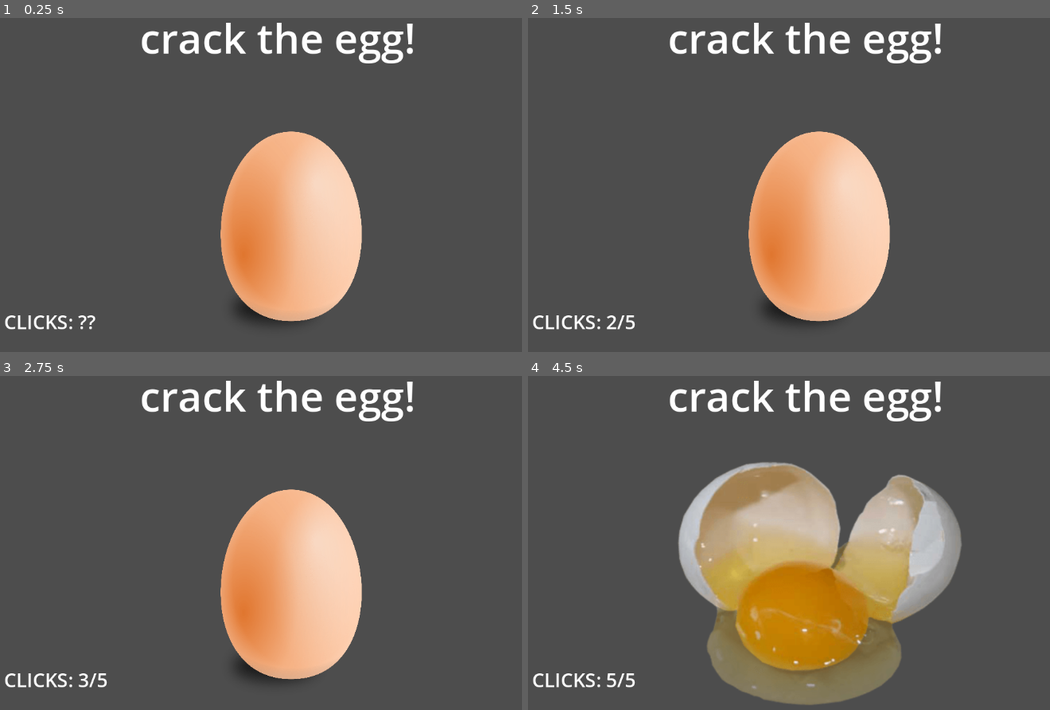
Above: before the commit, frames 1-4 (two rows, left to right).
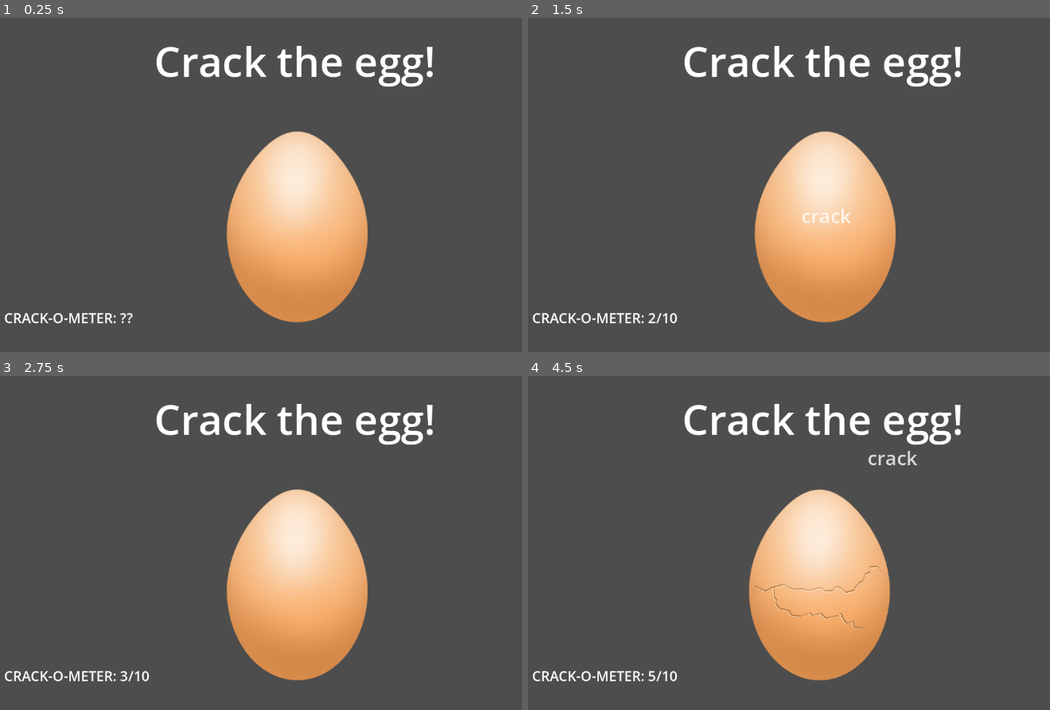
Above: after the commit, the same moments.

Repository: fathercainnn/shiba-game
Game: Godot game, scene res://main.tscn
Same seed, same stepped clock (60 frames per second), same inputs: the game is played once before the commit and once after it.
Inputs (mouse positions are in pixels of both pictures, inside the frame that each line leads up to):
- Up to frame 1 (0.25 s): no input
- Up to frame 2 (1.5 s): click (825, 228) at 0.5 s; click (825, 228) at 1.25 s
- Up to frame 3 (2.75 s): click (297, 586) at 2 s
- Up to frame 4 (4.5 s): tap Enter at 2.75 s; move the mouse to (966, 529) at 2.77 s; move the mouse to (700, 566) at 3.52 s; tap Space at 4.25 s; move the mouse to (888, 469) at 4.27 s

The runs differ from the first frame. In frame 1, 15% of the frame differs, in the area x 0-83%, y 1-94%; in frame 2, 15%; in frame 3, 15%; in frame 4, 33%, in the area x 0-84%, y 1-99%.

Commit message:
added trantisionary phase and clicking effect

Diff:
--- a/main.gd
+++ b/main.gd
@@ -1,18 +1,29 @@
 extends Node2D
 
 var clicks = 0
-var max_clicks = 5
+var max_clicks = 10
+var half_clicks = max_clicks/2
+var plusone_scene = preload("res://plus_1.tscn")
 
 @onready var clicks_label = $Label
-@onready var egg_sprite = $TextureButton/Egg
-@export var cracked_egg = Texture2D
+@onready var egg_sprite = $TextureButton/StartEgg
+@export var chipped_egg: Texture2D
+@export var cracked_egg: Texture2D
 
 func on_egg_clicked():
 	if clicks < max_clicks:
 		clicks += 1
-		print("clicks = " + str(clicks) +  "/" + str(max_clicks))
-		clicks_label.text = "clicks: " + str(clicks) + "/"  + str(max_clicks)
+		print("crack-o-meter: " + str(clicks) +  "/" + str(max_clicks))
+		clicks_label.text = "crack-o-meter: " + str(clicks) + "/"  + str(max_clicks)
+
+		var plusone = plusone_scene.instantiate()
+		plusone.position = get_viewport().get_mouse_position() + Vector2(0,-5)
+		self.add_child(plusone)
+
+		if clicks == half_clicks:
+			egg_sprite.texture = chipped_egg
+			egg_sprite.scale = Vector2(0.9, 0.9)
 
 		if clicks == max_clicks:
 			egg_sprite.texture = cracked_egg
-			egg_sprite.scale = Vector2(1.5, 1.5)
+			egg_sprite.scale = Vector2(1, 1)
--- a/main.tscn
+++ b/main.tscn
@@ -1,11 +1,15 @@
-[gd_scene load_steps=4 format=3 uid="uid://umk7731rrf7h"]
+[gd_scene load_steps=7 format=3 uid="uid://umk7731rrf7h"]
 
 [ext_resource type="Script" uid="uid://d3ccu4eely2mm" path="res://main.gd" id="1_0xm2m"]
-[ext_resource type="Texture2D" uid="uid://c72lwxre2hu5d" path="res://images/egg.png" id="2_h2yge"]
 [ext_resource type="Texture2D" uid="uid://8j56rakiiqr7" path="res://images/cracked_egg.png" id="3_h2yge"]
+[ext_resource type="PackedScene" uid="uid://cikl3nkubuc74" path="res://plus_1.tscn" id="4_1bvp3"]
+[ext_resource type="Texture2D" uid="uid://p72bir7rs7lu" path="res://images/chipped_egg.png" id="4_7mycd"]
+[ext_resource type="Texture2D" uid="uid://cglt8gqrea4oe" path="res://images/start_egg.png" id="4_272bh"]
+[ext_resource type="Texture2D" path="res://chipped_egg.png" id="5_272bh"]
 
 [node name="main" type="Node2D"]
 script = ExtResource("1_0xm2m")
+chipped_egg = ExtResource("4_7mycd")
 cracked_egg = ExtResource("3_h2yge")
 
 [node name="Label" type="Label" parent="."]
@@ -13,17 +17,18 @@
 offset_top = 537.0
 offset_right = 680.0
 offset_bottom = 814.0
-theme_override_font_sizes/font_size = 35
-text = "clicks: ??"
+theme_override_font_sizes/font_size = 25
+text = "crack-o-meter: ??"
 uppercase = true
 
 [node name="Label2" type="Label" parent="."]
-offset_left = 288.0
-offset_top = -5.0
-offset_right = 926.0
-offset_bottom = 272.0
+offset_left = 250.0
+offset_top = 37.0
+offset_right = 888.0
+offset_bottom = 314.0
 theme_override_font_sizes/font_size = 75
-text = "crack the egg!"
+text = "Crack the egg!"
+horizontal_alignment = 1
 
 [node name="TextureButton" type="TextureButton" parent="."]
 offset_left = 434.0
@@ -31,15 +36,25 @@
 offset_right = 707.0
 offset_bottom = 575.0
 
-[node name="Egg" type="Sprite2D" parent="TextureButton"]
-position = Vector2(125, 185)
-scale = Vector2(0.176989, 0.17875)
-texture = ExtResource("2_h2yge")
+[node name="StartEgg" type="Sprite2D" parent="TextureButton"]
+position = Vector2(135, 180)
+scale = Vector2(0.9, 0.9)
+texture = ExtResource("4_272bh")
+
+[node name="ChippedEgg" type="Sprite2D" parent="TextureButton"]
+visible = false
+position = Vector2(145, 180)
+scale = Vector2(0.9, 0.9)
+texture = ExtResource("4_7mycd")
 
 [node name="CrackedEgg" type="Sprite2D" parent="."]
 visible = false
 position = Vector2(563, 417)
 scale = Vector2(1.316, 1.17643)
-texture = ExtResource("3_h2yge")
+texture = ExtResource("5_272bh")
+
+[node name="Node2D" parent="." instance=ExtResource("4_1bvp3")]
+visible = false
+position = Vector2(696, 435)
 
 [connection signal="pressed" from="TextureButton" to="." method="on_egg_clicked"]
--- /dev/null
+++ b/plus_1.gd
@@ -0,0 +1,11 @@
+extends Node2D
+
+var time_existing = 0
+
+func _process(delta: float):
+	self.position.y -= 1
+	time_existing += delta
+	self.modulate.a -=0.02
+
+	if time_existing > 0.6:
+		self.queue_free()
--- /dev/null
+++ b/plus_1.tscn
@@ -0,0 +1,15 @@
+[gd_scene load_steps=2 format=3 uid="uid://cikl3nkubuc74"]
+
+[ext_resource type="Script" uid="uid://dr1b0brbf54ky" path="res://plus_1.gd" id="1_e53e4"]
+
+[node name="plusone" type="Node2D"]
+script = ExtResource("1_e53e4")
+
+[node name="Label" type="Label" parent="."]
+offset_left = -41.0
+offset_top = -31.0
+offset_right = 49.0
+offset_bottom = 18.0
+theme_override_font_sizes/font_size = 35
+text = "crack"
+horizontal_alignment = 1
Binary file added: images/chipped_egg.png
Not shown, added: images/chipped_egg.png.import
Binary file added: images/start_egg.png
Not shown, added: images/start_egg.png.import
Not shown, added: plus_1.gd.uid
